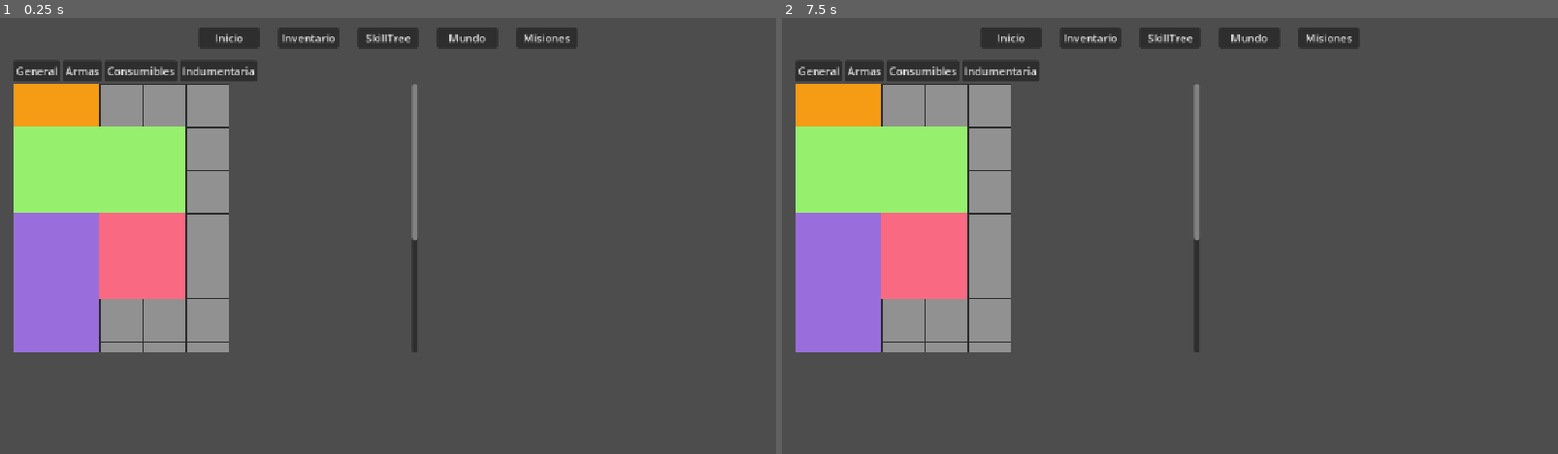
Above: before the commit, frames 1-2 (left to right).
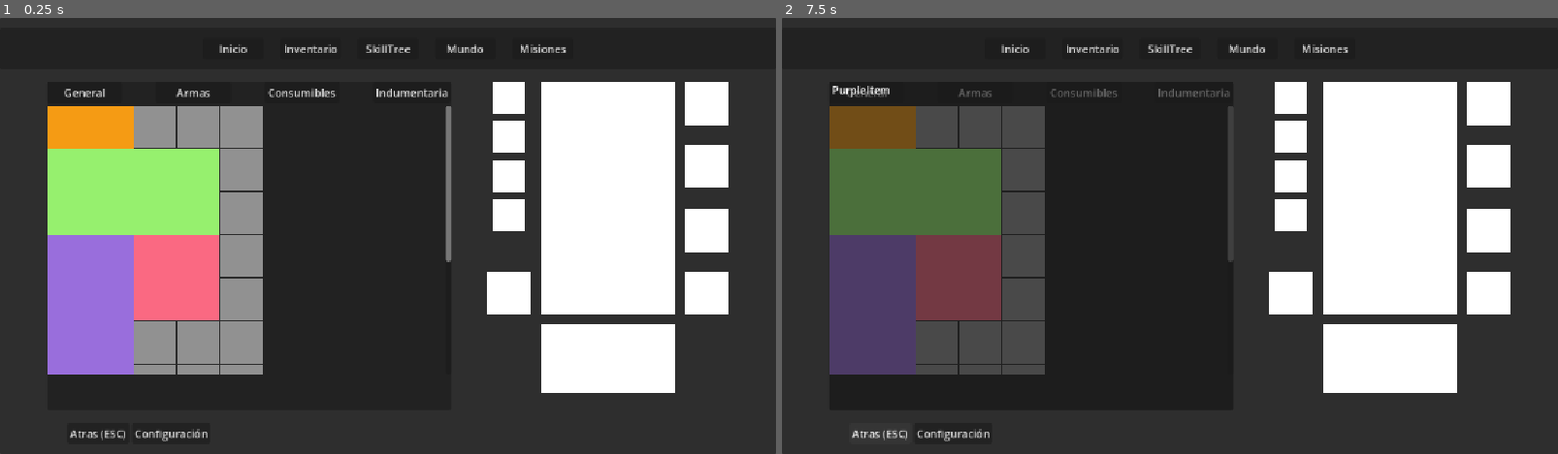
Above: after the commit, the same moments.

Repository: AleDec5/EISGrupo2Inventario
Game: Godot game, scene res://Menu/Objetos/menu.tscn
Two runs of this game, one before a commit and one after it. Both use one fixed random seed, a clock stepped at 60 frames per second and the inputs below. This scene is started directly instead of the project's main scene.
Inputs (mouse positions are in pixels of both pictures, inside the frame that each line leads up to):
- Up to frame 1 (0.25 s): no input
- Up to frame 2 (7.5 s): click "Inicio" at 0.5 s; click "Inventario" at 1.25 s; click "SkillTree" at 2 s; click "Mundo" at 2.75 s; click "Misiones" at 3.5 s; click "General" at 4.25 s; click "Armas" at 5 s; click "Consumibles" at 5.75 s; click "Indumentaria" at 6.5 s; click (882, 432) at 7.25 s, where only the run after the commit has a clickable "Atras (ESC)"

The runs differ from the first frame. In frame 1, 89% of the frame differs, in the area x 0-100%, y 0-100%; in frame 2, 93%.

Commit message:
finalizo template UI

Diff:
--- /dev/null
+++ b/Menu/Escenas/Footer.tscn
@@ -0,0 +1,17 @@
+[gd_scene format=3 uid="uid://ctvym8gu2887c"]
+
+[node name="Footer" type="MarginContainer" unique_id=2015804982]
+offset_right = 216.0
+offset_bottom = 40.0
+
+[node name="FooterContainer" type="HBoxContainer" parent="." unique_id=2053209043]
+layout_mode = 2
+
+[node name="Atras" type="Button" parent="FooterContainer" unique_id=1351603583]
+layout_mode = 2
+text = "Atras (ESC)
+"
+
+[node name="Configuracion" type="Button" parent="FooterContainer" unique_id=1156400618]
+layout_mode = 2
+text = "Configuración"
--- /dev/null
+++ b/Menu/Escenas/Header.tscn
@@ -0,0 +1,42 @@
+[gd_scene format=3 uid="uid://0uq8n5ncl5rg"]
+
+[node name="Header" type="PanelContainer" unique_id=306604934]
+offset_right = 40.0
+offset_bottom = 40.0
+
+[node name="MarginContainer" type="MarginContainer" parent="." unique_id=1285854412]
+layout_mode = 2
+theme_override_constants/margin_left = 15
+theme_override_constants/margin_top = 15
+theme_override_constants/margin_right = 15
+theme_override_constants/margin_bottom = 15
+
+[node name="ContenedorLabels" type="HBoxContainer" parent="MarginContainer" unique_id=212937425]
+layout_mode = 2
+size_flags_horizontal = 4
+theme_override_constants/separation = 25
+
+[node name="Inicio" type="Button" parent="MarginContainer/ContenedorLabels" unique_id=847841322]
+custom_minimum_size = Vector2(90, 0)
+layout_mode = 2
+text = "Inicio"
+
+[node name="Inventario" type="Button" parent="MarginContainer/ContenedorLabels" unique_id=1882785459]
+custom_minimum_size = Vector2(90, 0)
+layout_mode = 2
+text = "Inventario"
+
+[node name="SkillTree" type="Button" parent="MarginContainer/ContenedorLabels" unique_id=906937486]
+custom_minimum_size = Vector2(90, 0)
+layout_mode = 2
+text = "SkillTree"
+
+[node name="Mundo" type="Button" parent="MarginContainer/ContenedorLabels" unique_id=1362068614]
+custom_minimum_size = Vector2(90, 0)
+layout_mode = 2
+text = "Mundo"
+
+[node name="Misiones" type="Button" parent="MarginContainer/ContenedorLabels" unique_id=723392264]
+custom_minimum_size = Vector2(90, 0)
+layout_mode = 2
+text = "Misiones"
--- /dev/null
+++ b/Menu/Escenas/SeccionEquipamiento.tscn
@@ -0,0 +1,166 @@
+[gd_scene format=3 uid="uid://b82yuyoqdr7m1"]
+
+[node name="MarginContainer" type="MarginContainer" unique_id=1831596708]
+offset_right = 40.0
+offset_bottom = 40.0
+
+[node name="Equipamiento" type="HBoxContainer" parent="." unique_id=174177239]
+visible = false
+layout_mode = 2
+theme_override_constants/separation = 20
+
+[node name="OjetosEnSuVisual" type="VBoxContainer" parent="Equipamiento" unique_id=16472327]
+layout_mode = 2
+size_flags_horizontal = 8
+size_flags_vertical = 4
+theme_override_constants/separation = 10
+
+[node name="ColorRect" type="ColorRect" parent="Equipamiento/OjetosEnSuVisual" unique_id=814560803]
+custom_minimum_size = Vector2(48, 48)
+custom_maximum_size = Vector2(48, 48)
+layout_mode = 2
+size_flags_horizontal = 4
+
+[node name="ColorRect2" type="ColorRect" parent="Equipamiento/OjetosEnSuVisual" unique_id=1474289950]
+custom_minimum_size = Vector2(48, 48)
+custom_maximum_size = Vector2(48, 48)
+layout_mode = 2
+size_flags_horizontal = 4
+
+[node name="ColorRect3" type="ColorRect" parent="Equipamiento/OjetosEnSuVisual" unique_id=1268611056]
+custom_minimum_size = Vector2(48, 48)
+custom_maximum_size = Vector2(48, 48)
+layout_mode = 2
+size_flags_horizontal = 4
+
+[node name="ColorRect4" type="ColorRect" parent="Equipamiento/OjetosEnSuVisual" unique_id=720705245]
+custom_minimum_size = Vector2(48, 48)
+custom_maximum_size = Vector2(48, 48)
+layout_mode = 2
+size_flags_horizontal = 4
+
+[node name="Spacer" type="Control" parent="Equipamiento/OjetosEnSuVisual" unique_id=429543054]
+custom_minimum_size = Vector2(0, 20)
+layout_mode = 2
+
+[node name="ColorRect5" type="ColorRect" parent="Equipamiento/OjetosEnSuVisual" unique_id=1323146146]
+custom_minimum_size = Vector2(64, 64)
+layout_mode = 2
+size_flags_horizontal = 4
+
+[node name="PersonajeYArma" type="VBoxContainer" parent="Equipamiento" unique_id=545263222]
+layout_mode = 2
+theme_override_constants/separation = 30
+
+[node name="ColorRect" type="ColorRect" parent="Equipamiento/PersonajeYArma" unique_id=1524786562]
+custom_minimum_size = Vector2(200, 350)
+layout_mode = 2
+
+[node name="ColorRect2" type="ColorRect" parent="Equipamiento/PersonajeYArma" unique_id=39995183]
+custom_minimum_size = Vector2(200, 100)
+layout_mode = 2
+
+[node name="IndumentariaMC" type="MarginContainer" parent="Equipamiento" unique_id=292497473]
+layout_mode = 2
+
+[node name="Indumentaria" type="VBoxContainer" parent="Equipamiento/IndumentariaMC" unique_id=1930060612]
+layout_mode = 2
+theme_override_constants/separation = 30
+
+[node name="ColorRect" type="ColorRect" parent="Equipamiento/IndumentariaMC/Indumentaria" unique_id=117117397]
+custom_minimum_size = Vector2(64, 64)
+layout_mode = 2
+
+[node name="ColorRect2" type="ColorRect" parent="Equipamiento/IndumentariaMC/Indumentaria" unique_id=1972552722]
+custom_minimum_size = Vector2(64, 64)
+layout_mode = 2
+
+[node name="ColorRect3" type="ColorRect" parent="Equipamiento/IndumentariaMC/Indumentaria" unique_id=305674595]
+custom_minimum_size = Vector2(64, 64)
+layout_mode = 2
+
+[node name="ColorRect4" type="ColorRect" parent="Equipamiento/IndumentariaMC/Indumentaria" unique_id=135056965]
+custom_minimum_size = Vector2(64, 64)
+layout_mode = 2
+
+[node name="Equipamiento2" type="GridContainer" parent="." unique_id=987064877]
+layout_mode = 2
+theme_override_constants/h_separation = 15
+theme_override_constants/v_separation = 15
+columns = 3
+
+[node name="OjetosEnSuVisual" type="VBoxContainer" parent="Equipamiento2" unique_id=1856172683]
+layout_mode = 2
+size_flags_horizontal = 8
+theme_override_constants/separation = 10
+
+[node name="ColorRect" type="ColorRect" parent="Equipamiento2/OjetosEnSuVisual" unique_id=1979564919]
+custom_minimum_size = Vector2(48, 48)
+custom_maximum_size = Vector2(48, 48)
+layout_mode = 2
+size_flags_horizontal = 4
+
+[node name="ColorRect2" type="ColorRect" parent="Equipamiento2/OjetosEnSuVisual" unique_id=476954746]
+custom_minimum_size = Vector2(48, 48)
+custom_maximum_size = Vector2(48, 48)
+layout_mode = 2
+size_flags_horizontal = 4
+
+[node name="ColorRect3" type="ColorRect" parent="Equipamiento2/OjetosEnSuVisual" unique_id=1185078389]
+custom_minimum_size = Vector2(48, 48)
+custom_maximum_size = Vector2(48, 48)
+layout_mode = 2
+size_flags_horizontal = 4
+
+[node name="ColorRect4" type="ColorRect" parent="Equipamiento2/OjetosEnSuVisual" unique_id=1736707854]
+custom_minimum_size = Vector2(48, 48)
+custom_maximum_size = Vector2(48, 48)
+layout_mode = 2
+size_flags_horizontal = 4
+
+[node name="Spacer" type="Control" parent="Equipamiento2/OjetosEnSuVisual" unique_id=1355139987]
+layout_mode = 2
+size_flags_vertical = 3
+
+[node name="ColorRect5" type="ColorRect" parent="Equipamiento2/OjetosEnSuVisual" unique_id=496220443]
+custom_minimum_size = Vector2(64, 64)
+layout_mode = 2
+size_flags_horizontal = 4
+
+[node name="PersonajeYArma" type="VBoxContainer" parent="Equipamiento2" unique_id=2114307509]
+layout_mode = 2
+theme_override_constants/separation = 30
+
+[node name="Personaje" type="ColorRect" parent="Equipamiento2/PersonajeYArma" unique_id=399215334]
+layout_mode = 2
+size_flags_vertical = 3
+
+[node name="IndumentariaMC" type="MarginContainer" parent="Equipamiento2" unique_id=890931713]
+layout_mode = 2
+
+[node name="Indumentaria" type="VBoxContainer" parent="Equipamiento2/IndumentariaMC" unique_id=430279370]
+layout_mode = 2
+theme_override_constants/separation = 30
+
+[node name="ColorRect" type="ColorRect" parent="Equipamiento2/IndumentariaMC/Indumentaria" unique_id=1958178339]
+custom_minimum_size = Vector2(64, 64)
+layout_mode = 2
+
+[node name="ColorRect2" type="ColorRect" parent="Equipamiento2/IndumentariaMC/Indumentaria" unique_id=647344205]
+custom_minimum_size = Vector2(64, 64)
+layout_mode = 2
+
+[node name="ColorRect3" type="ColorRect" parent="Equipamiento2/IndumentariaMC/Indumentaria" unique_id=202148018]
+custom_minimum_size = Vector2(64, 64)
+layout_mode = 2
+
+[node name="ColorRect4" type="ColorRect" parent="Equipamiento2/IndumentariaMC/Indumentaria" unique_id=1579104578]
+custom_minimum_size = Vector2(64, 64)
+layout_mode = 2
+
+[node name="Spacer" type="Control" parent="Equipamiento2" unique_id=663531869]
+layout_mode = 2
+
+[node name="Arma" type="ColorRect" parent="Equipamiento2" unique_id=730230304]
+custom_minimum_size = Vector2(200, 100)
+layout_mode = 2
--- /dev/null
+++ b/Menu/Escenas/SeccionInventario.tscn
@@ -0,0 +1,56 @@
+[gd_scene format=3 uid="uid://dvfmaahcouem"]
+
+[ext_resource type="PackedScene" uid="uid://pjwyk6ycpejl" path="res://Grilla/Objetos/grilla.tscn" id="1_g4a5h"]
+
+[node name="ContenedorInventario" type="PanelContainer" unique_id=779586883]
+offset_left = 20.0
+offset_right = 620.0
+offset_bottom = 575.0
+
+[node name="Inventario" type="VBoxContainer" parent="." unique_id=258774619]
+layout_mode = 2
+
+[node name="CategoriasItems" type="HBoxContainer" parent="Inventario" unique_id=1930898669]
+layout_mode = 2
+size_flags_vertical = 4
+theme_override_constants/separation = 50
+
+[node name="General" type="Button" parent="Inventario/CategoriasItems" unique_id=1048657962]
+layout_mode = 2
+size_flags_horizontal = 3
+text = "General"
+
+[node name="Armas" type="Button" parent="Inventario/CategoriasItems" unique_id=15826559]
+layout_mode = 2
+size_flags_horizontal = 3
+text = "Armas"
+
+[node name="Consumibles" type="Button" parent="Inventario/CategoriasItems" unique_id=1660705081]
+layout_mode = 2
+size_flags_horizontal = 3
+text = "Consumibles"
+
+[node name="Indumentaria" type="Button" parent="Inventario/CategoriasItems" unique_id=562955894]
+layout_mode = 2
+size_flags_horizontal = 3
+text = "Indumentaria"
+
+[node name="ScrollContainer" type="ScrollContainer" parent="Inventario" unique_id=223207828]
+custom_minimum_size = Vector2(600, 400)
+custom_maximum_size = Vector2(-1, 400)
+layout_mode = 2
+size_flags_vertical = 3
+
+[node name="InventarioGrilla" parent="Inventario/ScrollContainer" unique_id=639028448 instance=ExtResource("1_g4a5h")]
+unique_name_in_owner = true
+custom_minimum_size = Vector2(400, 700)
+layout_mode = 2
+
+[node name="PanelContainer" type="PanelContainer" parent="." unique_id=56145449]
+unique_name_in_owner = true
+visible = false
+layout_mode = 2
+
+[node name="TooltipContainer" type="VBoxContainer" parent="PanelContainer" unique_id=2006396438]
+unique_name_in_owner = true
+layout_mode = 2
--- a/Menu/Objetos/menu.tscn
+++ b/Menu/Objetos/menu.tscn
@@ -1,139 +1,67 @@
 [gd_scene format=3 uid="uid://byvh515pm5fek"]
 
-[ext_resource type="PackedScene" uid="uid://pjwyk6ycpejl" path="res://Grilla/Objetos/grilla.tscn" id="1_53vih"]
 [ext_resource type="Script" uid="uid://bce2s5f0q0hi0" path="res://Menu/Scripts/menu.gd" id="1_nys4u"]
+[ext_resource type="PackedScene" uid="uid://0uq8n5ncl5rg" path="res://Menu/Escenas/Header.tscn" id="2_nys4u"]
+[ext_resource type="PackedScene" uid="uid://dvfmaahcouem" path="res://Menu/Escenas/SeccionInventario.tscn" id="3_e82yi"]
+[ext_resource type="PackedScene" uid="uid://b82yuyoqdr7m1" path="res://Menu/Escenas/SeccionEquipamiento.tscn" id="4_ofkdj"]
+[ext_resource type="PackedScene" uid="uid://ctvym8gu2887c" path="res://Menu/Escenas/Footer.tscn" id="5_ofkdj"]
 
-[node name="Menu" type="Control" unique_id=611561086]
+[node name="Menu" type="Control" unique_id=611561086 node_paths=PackedStringArray("contenedor_tooltip", "panel_tooltip", "escena_inventario")]
 layout_mode = 3
 anchors_preset = 0
 offset_right = 40.0
 offset_bottom = 40.0
 script = ExtResource("1_nys4u")
+contenedor_tooltip = NodePath("CanvasLayer/ContenedorMenu/ContenedorPrincipal/BodyMC/Body/Inventario/PanelContainer/TooltipContainer")
+panel_tooltip = NodePath("CanvasLayer/ContenedorMenu/ContenedorPrincipal/BodyMC/Body/Inventario/PanelContainer")
+escena_inventario = NodePath("CanvasLayer/ContenedorMenu/ContenedorPrincipal/BodyMC/Body/Inventario/Inventario/ScrollContainer/InventarioGrilla")
 
 [node name="CanvasLayer" type="CanvasLayer" parent="." unique_id=819823046]
 
-[node name="Container(CambiarNombre)" type="VBoxContainer" parent="CanvasLayer" unique_id=427150401]
+[node name="ContenedorMenu" type="PanelContainer" parent="CanvasLayer" unique_id=825569544]
 anchors_preset = 15
 anchor_right = 1.0
 anchor_bottom = 1.0
 grow_horizontal = 2
 grow_vertical = 2
 
-[node name="Spacer" type="Control" parent="CanvasLayer/Container(CambiarNombre)" unique_id=1325360581]
-custom_minimum_size = Vector2(0, 10)
+[node name="ContenedorPrincipal" type="VBoxContainer" parent="CanvasLayer/ContenedorMenu" unique_id=427150401]
 layout_mode = 2
 
-[node name="ContenedorLabels" type="HBoxContainer" parent="CanvasLayer/Container(CambiarNombre)" unique_id=208832648]
+[node name="HeaderMC" type="MarginContainer" parent="CanvasLayer/ContenedorMenu/ContenedorPrincipal" unique_id=694911191]
 layout_mode = 2
-size_flags_horizontal = 4
+theme_override_constants/margin_top = 15
+theme_override_constants/margin_bottom = 15
 
-[node name="Spacer3" type="Control" parent="CanvasLayer/Container(CambiarNombre)/ContenedorLabels" unique_id=175786053]
-custom_minimum_size = Vector2(20, 0)
+[node name="Header" parent="CanvasLayer/ContenedorMenu/ContenedorPrincipal/HeaderMC" unique_id=306604934 instance=ExtResource("2_nys4u")]
 layout_mode = 2
 
-[node name="Inicio" type="Button" parent="CanvasLayer/Container(CambiarNombre)/ContenedorLabels" unique_id=1217760459]
-custom_minimum_size = Vector2(90, 0)
+[node name="BodyMC" type="MarginContainer" parent="CanvasLayer/ContenedorMenu/ContenedorPrincipal" unique_id=2060348706]
 layout_mode = 2
-text = "Inicio"
+size_flags_vertical = 3
+theme_override_constants/margin_left = 70
+theme_override_constants/margin_right = 70
 
-[node name="Spacer4" type="Control" parent="CanvasLayer/Container(CambiarNombre)/ContenedorLabels" unique_id=439919885]
-custom_minimum_size = Vector2(20, 0)
+[node name="Body" type="HBoxContainer" parent="CanvasLayer/ContenedorMenu/ContenedorPrincipal/BodyMC" unique_id=1529817835]
 layout_mode = 2
 
-[node name="Inventario" type="Button" parent="CanvasLayer/Container(CambiarNombre)/ContenedorLabels" unique_id=2006504546]
-custom_minimum_size = Vector2(90, 0)
+[node name="Inventario" parent="CanvasLayer/ContenedorMenu/ContenedorPrincipal/BodyMC/Body" unique_id=1018133904 instance=ExtResource("3_e82yi")]
 layout_mode = 2
-text = "Inventario"
+size_flags_horizontal = 2
 
-[node name="Spacer5" type="Control" parent="CanvasLayer/Container(CambiarNombre)/ContenedorLabels" unique_id=526234500]
-custom_minimum_size = Vector2(20, 0)
+[node name="PanelContainer" parent="CanvasLayer/ContenedorMenu/ContenedorPrincipal/BodyMC/Body/Inventario" index="1" unique_id=56145449]
+visible = true
+
+[node name="EquipamientoMC" parent="CanvasLayer/ContenedorMenu/ContenedorPrincipal/BodyMC/Body" unique_id=1831596708 instance=ExtResource("4_ofkdj")]
 layout_mode = 2
+size_flags_horizontal = 10
 
-[node name="SkillTree" type="Button" parent="CanvasLayer/Container(CambiarNombre)/ContenedorLabels" unique_id=1847338848]
-custom_minimum_size = Vector2(90, 0)
+[node name="Footer" parent="CanvasLayer/ContenedorMenu/ContenedorPrincipal" unique_id=281336662 instance=ExtResource("5_ofkdj")]
 layout_mode = 2
-text = "SkillTree"
-
-[node name="Spacer6" type="Control" parent="CanvasLayer/Container(CambiarNombre)/ContenedorLabels" unique_id=29778904]
-custom_minimum_size = Vector2(20, 0)
-layout_mode = 2
-
-[node name="Mundo" type="Button" parent="CanvasLayer/Container(CambiarNombre)/ContenedorLabels" unique_id=131693504]
-custom_minimum_size = Vector2(90, 0)
-layout_mode = 2
-text = "Mundo"
-
-[node name="Spacer7" type="Control" parent="CanvasLayer/Container(CambiarNombre)/ContenedorLabels" unique_id=1417362385]
-custom_minimum_size = Vector2(20, 0)
-layout_mode = 2
-
-[node name="Misiones" type="Button" parent="CanvasLayer/Container(CambiarNombre)/ContenedorLabels" unique_id=1063776859]
-custom_minimum_size = Vector2(90, 0)
-layout_mode = 2
-text = "Misiones"
-
-[node name="Spacer8" type="Control" parent="CanvasLayer/Container(CambiarNombre)/ContenedorLabels" unique_id=1599910405]
-custom_minimum_size = Vector2(20, 0)
-layout_mode = 2
-
-[node name="Spacer2" type="Control" parent="CanvasLayer/Container(CambiarNombre)" unique_id=2051925385]
-custom_minimum_size = Vector2(0, 10)
-layout_mode = 2
-
-[node name="HBoxContainer" type="HBoxContainer" parent="CanvasLayer/Container(CambiarNombre)" unique_id=295087217]
-layout_mode = 2
-
-[node name="ContenedorInventario" type="Control" parent="CanvasLayer/Container(CambiarNombre)/HBoxContainer" unique_id=1326992932]
-layout_mode = 2
-
-[node name="MarginContainer" type="MarginContainer" parent="CanvasLayer/Container(CambiarNombre)/HBoxContainer/ContenedorInventario" unique_id=1487208674]
-layout_mode = 0
-offset_right = 440.0
-offset_bottom = 575.0
-theme_override_constants/margin_left = 20
-theme_override_constants/margin_right = 20
-
-[node name="Inventario" type="VBoxContainer" parent="CanvasLayer/Container(CambiarNombre)/HBoxContainer/ContenedorInventario/MarginContainer" unique_id=2101976262]
-layout_mode = 2
-
-[node name="Categorias" type="HBoxContainer" parent="CanvasLayer/Container(CambiarNombre)/HBoxContainer/ContenedorInventario/MarginContainer/Inventario" unique_id=12669320]
-layout_mode = 2
-
-[node name="General" type="Button" parent="CanvasLayer/Container(CambiarNombre)/HBoxContainer/ContenedorInventario/MarginContainer/Inventario/Categorias" unique_id=91944749]
-layout_mode = 2
-text = "General"
-
-[node name="Armas" type="Button" parent="CanvasLayer/Container(CambiarNombre)/HBoxContainer/ContenedorInventario/MarginContainer/Inventario/Categorias" unique_id=394966497]
-layout_mode = 2
-text = "Armas"
-
-[node name="Consumibles" type="Button" parent="CanvasLayer/Container(CambiarNombre)/HBoxContainer/ContenedorInventario/MarginContainer/Inventario/Categorias" unique_id=1450585329]
-layout_mode = 2
-text = "Consumibles"
-
-[node name="Indumentaria" type="Button" parent="CanvasLayer/Container(CambiarNombre)/HBoxContainer/ContenedorInventario/MarginContainer/Inventario/Categorias" unique_id=91191718]
-layout_mode = 2
-text = "Indumentaria"
-
-[node name="ScrollContainer" type="ScrollContainer" parent="CanvasLayer/Container(CambiarNombre)/HBoxContainer/ContenedorInventario/MarginContainer/Inventario" unique_id=1987939786]
-custom_minimum_size = Vector2(600, 400)
-custom_maximum_size = Vector2(-1, 400)
-layout_mode = 2
-size_flags_vertical = 3
-
-[node name="InventarioGrilla" parent="CanvasLayer/Container(CambiarNombre)/HBoxContainer/ContenedorInventario/MarginContainer/Inventario/ScrollContainer" unique_id=639028448 instance=ExtResource("1_53vih")]
-unique_name_in_owner = true
-custom_minimum_size = Vector2(400, 700)
-layout_mode = 2
-
-[node name="PanelContainer" type="PanelContainer" parent="CanvasLayer/Container(CambiarNombre)/HBoxContainer/ContenedorInventario" unique_id=1584031717]
-unique_name_in_owner = true
-layout_mode = 0
-offset_right = 40.0
-offset_bottom = 40.0
-
-[node name="TooltipContainer" type="VBoxContainer" parent="CanvasLayer/Container(CambiarNombre)/HBoxContainer/ContenedorInventario/PanelContainer" unique_id=83149271]
-unique_name_in_owner = true
-layout_mode = 2
+theme_override_constants/margin_left = 100
+theme_override_constants/margin_top = 15
+theme_override_constants/margin_bottom = 15
 
 [node name="HoverTimer" type="Timer" parent="." unique_id=1628367227]
+
+[editable path="CanvasLayer/ContenedorMenu/ContenedorPrincipal/BodyMC/Body/Inventario"]
--- a/Menu/Scripts/menu.gd
+++ b/Menu/Scripts/menu.gd
@@ -1,8 +1,8 @@
 extends Control
 
-@onready var contenedor_tooltip: VBoxContainer = %TooltipContainer
-@onready var panel_tooltip: PanelContainer = %PanelContainer
-@onready var escena_inventario = %InventarioGrilla
+@export var contenedor_tooltip: VBoxContainer
+@export var panel_tooltip: PanelContainer
+@export var escena_inventario: Control
 var grilla_inventario = null
 
 # --- Variables para el Umbral de Arrastre ---
